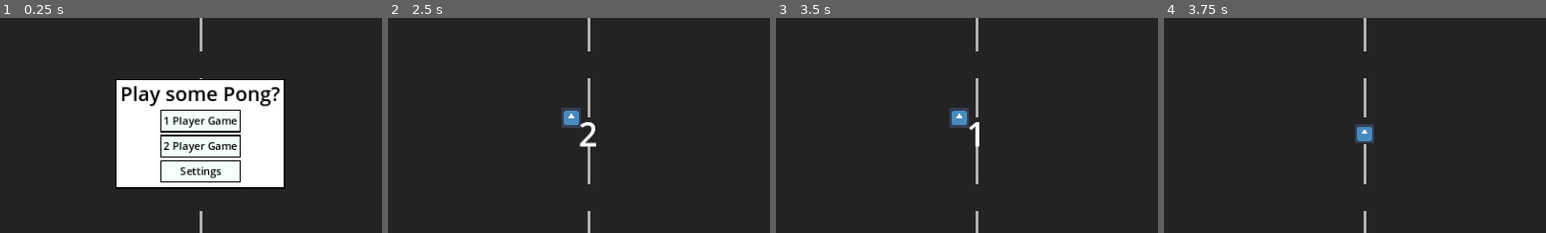
Above: before the commit, frames 1-4 (left to right).
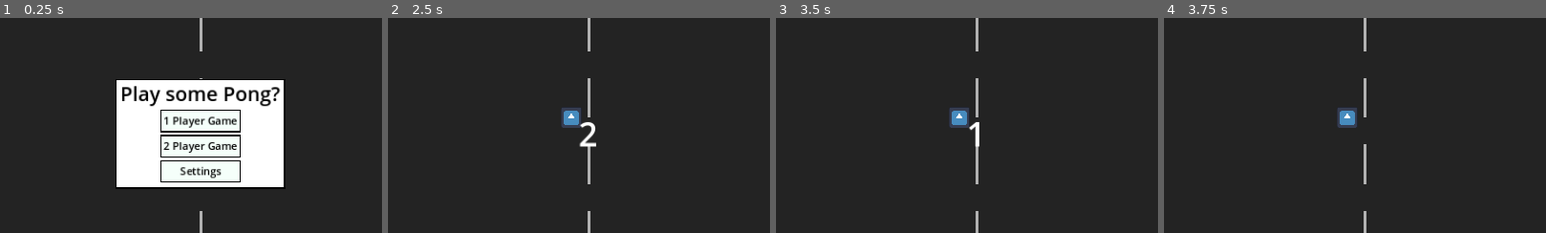
Above: after the commit, the same moments.

Repository: slipperydream/Pong
Game: Godot game, scene res://main.tscn
Same seed, same stepped clock (60 frames per second), same inputs: the game is played once before the commit and once after it. The engine's default icon, where the game draws it, is replaced by a stand-in: a white triangle on a blue panel in a dark square.
Inputs:
- Up to frame 1 (0.25 s): no input
- Up to frame 2 (2.5 s): click "1 Player Game" at 0.5 s; tap Enter at 1.25 s; hold Down (right_down) 1.28-2.03 s; tap Space at 2 s; hold S (left_down) from 2.03 s (still down)
- Up to frame 3 (3.5 s): tap Enter at 2.75 s; release S (left_down) at 2.78 s; hold Down (right_down) from 2.78 s (still down)
- Up to frame 4 (3.75 s): tap Space at 3.5 s; release Down (right_down) at 3.53 s; hold W (left_up) from 3.53 s (still down)
The pictures show only the part of the screen within x 24-74%, y 23-73%; the shares and areas given below are measured in that part.

Frames 1-3 are identical in both runs. In frame 4, 0.9% of the frame differs, in the area x 45-55%, y 41-59%.
Error after the commit: Parse Error: Class "Ball" hides a global script class. (res://ball.gd:3)

Commit message:
fixing sfx

Diff:
--- a/Ball.gd
+++ b/Ball.gd
@@ -6,10 +6,10 @@
 @onready var screen_size : Vector2 = get_viewport_rect().size
 @onready var sound_player = $AudioStreamPlayer2D
 
-@export var hit_sounds : Array[AudioStreamWAV] = []
+@onready var hit_sounds : Array = ["res://sound/sfx/Cancel 1.wav", "res://sound/sfx/Confirm 1.wav", "res://sound/sfx/Select 1.wav"]
 # Called when the node enters the scene tree for the first time.
 func _ready():
-	pass
+	hit_sounds.size()
 
 # Called every frame. 'delta' is the elapsed time since the previous frame.
 func _physics_process(delta):
@@ -35,7 +35,7 @@
 
 func play_hit():
 	sound_player.volume_db = -20
-	var sound = hit_sounds[randi() % hit_sounds.size()]
+	var sound = load(hit_sounds[randi() % hit_sounds.size()])
 	sound_player.stream = sound
 	sound_player.play()
 
--- a/ball.tscn
+++ b/ball.tscn
@@ -1,18 +1,14 @@
-[gd_scene load_steps=7 format=3 uid="uid://cwq71p5451a1g"]
+[gd_scene load_steps=4 format=3 uid="uid://cwq71p5451a1g"]
 
-[ext_resource type="Script" path="res://Ball.gd" id="1_eeji2"]
+[ext_resource type="Script" path="res://ball.gd" id="1_4ve56"]
 [ext_resource type="Texture2D" uid="uid://b8bxkijwgy5jv" path="res://icon.svg" id="2_xq0xj"]
-[ext_resource type="AudioStream" uid="uid://b14i6kkwvf4p" path="res://sound/ping_pong_8bit_beeep.ogg" id="2_yvj0g"]
-[ext_resource type="AudioStream" uid="uid://du2ynytvvwa6y" path="res://sound/ping_pong_8bit_peeeeeep.ogg" id="3_5tudy"]
-[ext_resource type="AudioStream" uid="uid://cokyrok3vfldu" path="res://sound/ping_pong_8bit_plop.ogg" id="4_v2ljr"]
 
 [sub_resource type="RectangleShape2D" id="RectangleShape2D_l7bt3"]
 size = Vector2(31, 32)
 
 [node name="Ball" type="CharacterBody2D" groups=["ball"]]
 position = Vector2(550, 300)
-script = ExtResource("1_eeji2")
-hit_sounds = Array[AudioStreamOggVorbis]([ExtResource("2_yvj0g"), ExtResource("3_5tudy"), ExtResource("4_v2ljr")])
+script = ExtResource("1_4ve56")
 
 [node name="Sprite2D" type="Sprite2D" parent="."]
 scale = Vector2(0.25, 0.25)
--- a/main.gd
+++ b/main.gd
@@ -8,7 +8,7 @@
 signal reset
 signal paused
 
-@export var play_to_score : int = 1
+@export var play_to_score : int = 5
 
 @onready var left_paddle = $CanvasLayer/LeftPaddle
 @onready var right_paddle = $CanvasLayer/RightPaddle
--- a/ui/settings.gd
+++ b/ui/settings.gd
@@ -25,7 +25,6 @@
 	var color = lp_color_setting.get_item_text(index)
 	emit_signal("lp_color", color)
 
-
 func _on_right_paddle_color_item_selected(index):
 	var color = rp_color_setting.get_item_text(index)
 	emit_signal("rp_color", color)
--- a/ui/settings.tscn
+++ b/ui/settings.tscn
@@ -65,8 +65,8 @@
 [node name="SpinBox" type="SpinBox" parent="HBoxContainer3"]
 layout_mode = 2
 min_value = 1.0
-max_value = 1.0
-value = 1.0
+max_value = 13.0
+value = 5.0
 alignment = 2
 
 [node name="Score_Label2" type="Label" parent="HBoxContainer3"]
Not shown, removed: sound/ping_pong_8bit_beeep.ogg.import
Not shown, removed: sound/ping_pong_8bit_peeeeeep.ogg.import
Not shown, removed: sound/ping_pong_8bit_plop.ogg.import
Not shown, removed: sound/ping_pong_8bit_beeep.ogg
Not shown, removed: sound/ping_pong_8bit_peeeeeep.ogg
Not shown, removed: sound/ping_pong_8bit_plop.ogg
